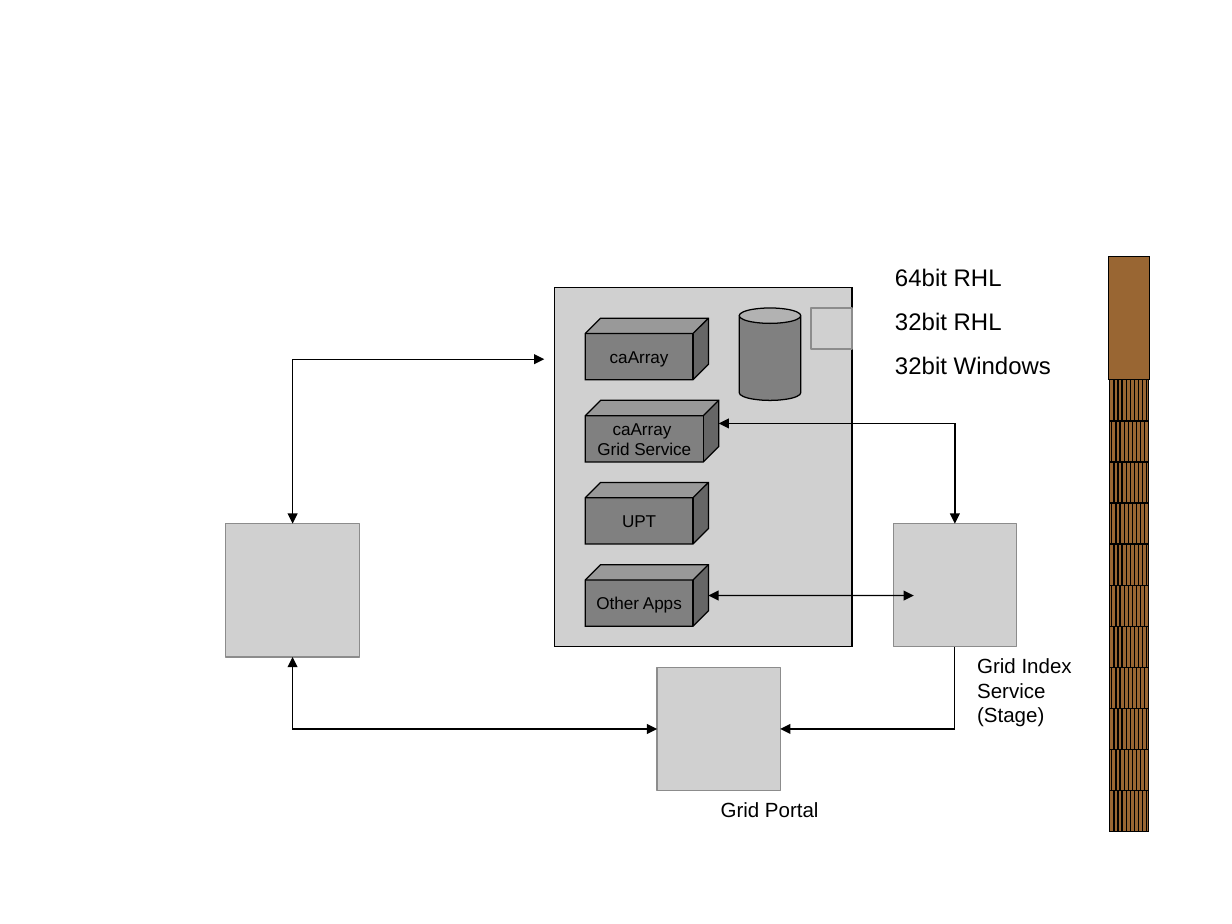
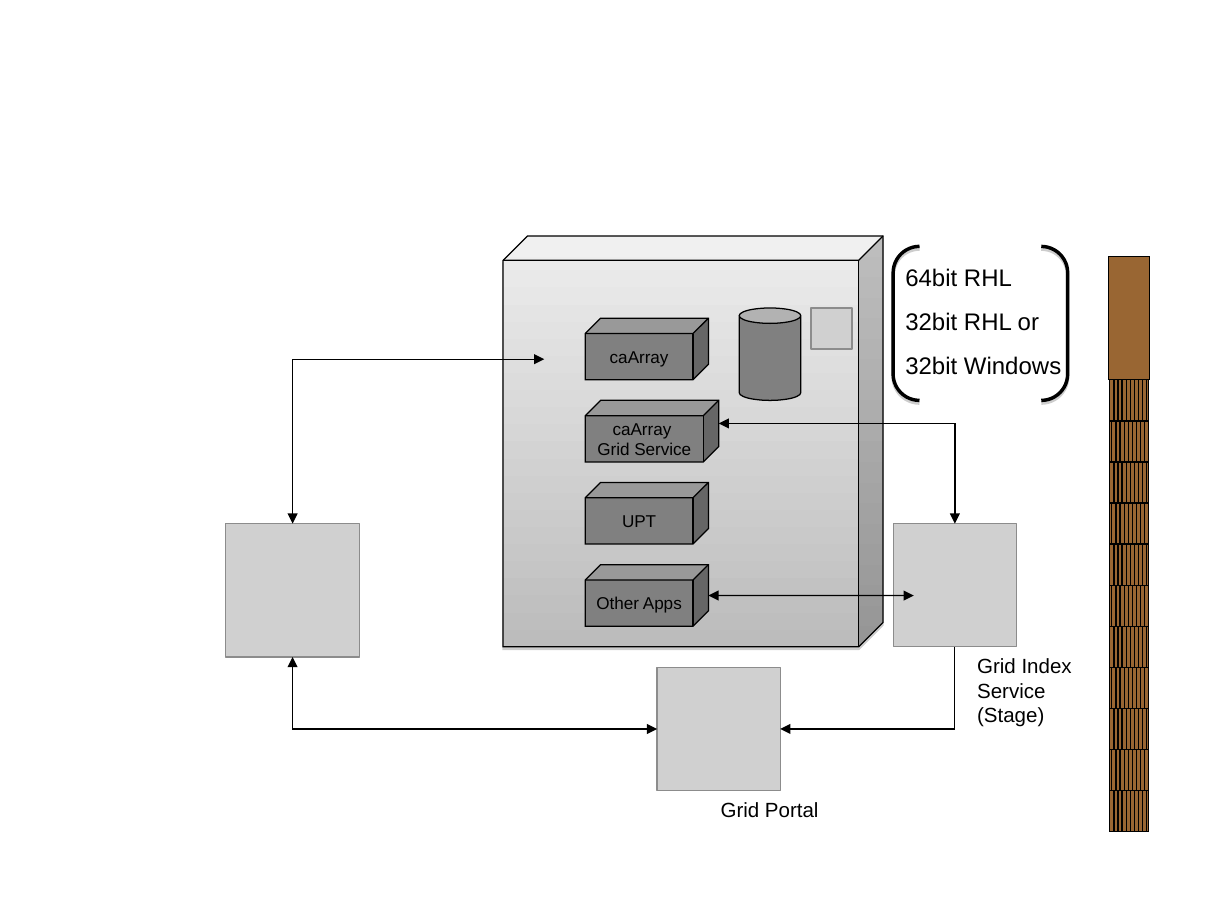
Before and after one commit to NCIP/caarray-docs, a slide deck: slide 2 of project_management/open_meetings/CDL Meeting 2009.09.25.ppt. Drawn at 1232x924 pixels with LibreOffice and Linux fonts; fonts in the diff are those of the drawing; grey boxes stand for pictures; background and template pictures are left out. Boxes give left, top, right and bottom in pixels: in the first picture for what was removed or moved away, otherwise in the second. Text is boxed around its words. In the diff, an @@ line names an element or a change of style, - is before the commit and + after.

Commit message:
update the slides

```diff
--- a/project_management/open_meetings/CDL Meeting 2009.09.25.ppt
+++ b/project_management/open_meetings/CDL Meeting 2009.09.25.ppt
@@ cube added at [503,237,882,647], fill gradient #EDEDED to #BCBCBC, outline #000000 0.74 pt @@
@@ text "64bit RHL": place and size @@
-text "64bit RHL" at [895,268,1051,375]
+text "64bit RHL" at [905,268,1061,375]
@@ bracket pair added at [893,246,1068,400], outline #000000 2.01 pt @@
@@ rectangle removed at [554,287,853,647] @@
@@ text at [905,312,1039,331]: text changed @@
-32bit RHL
+32bit RHL or
```
Also in this commit, not shown: 1 other slide changed, 4 slides added.
